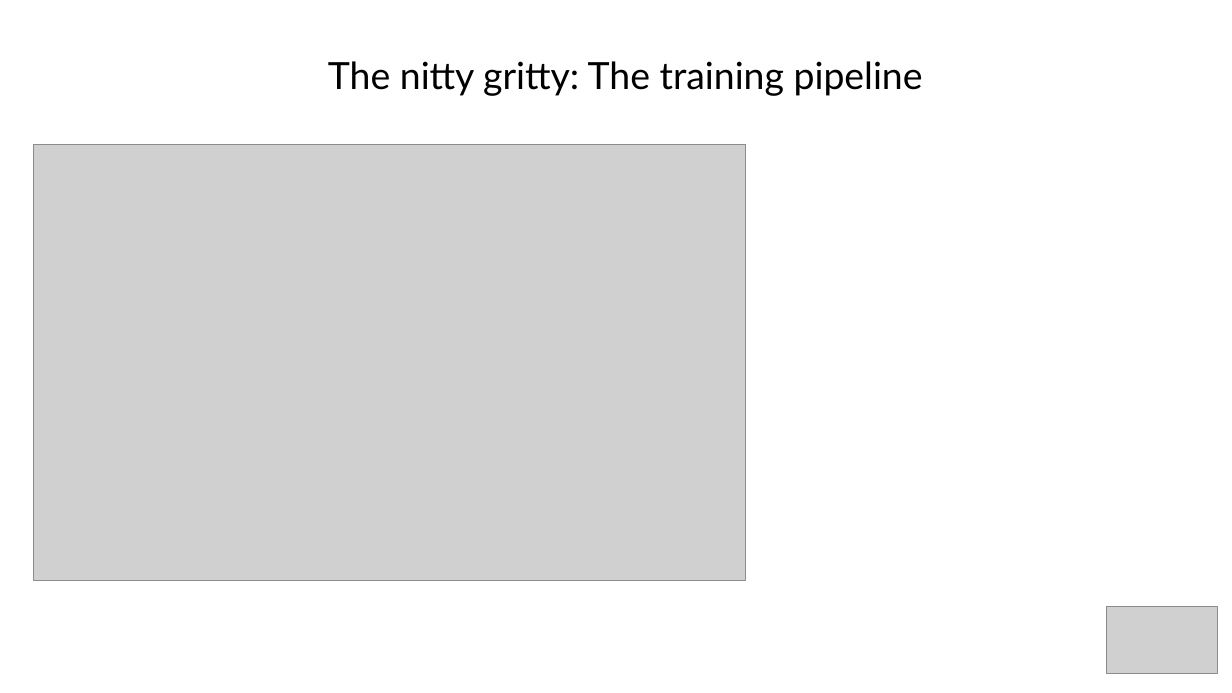
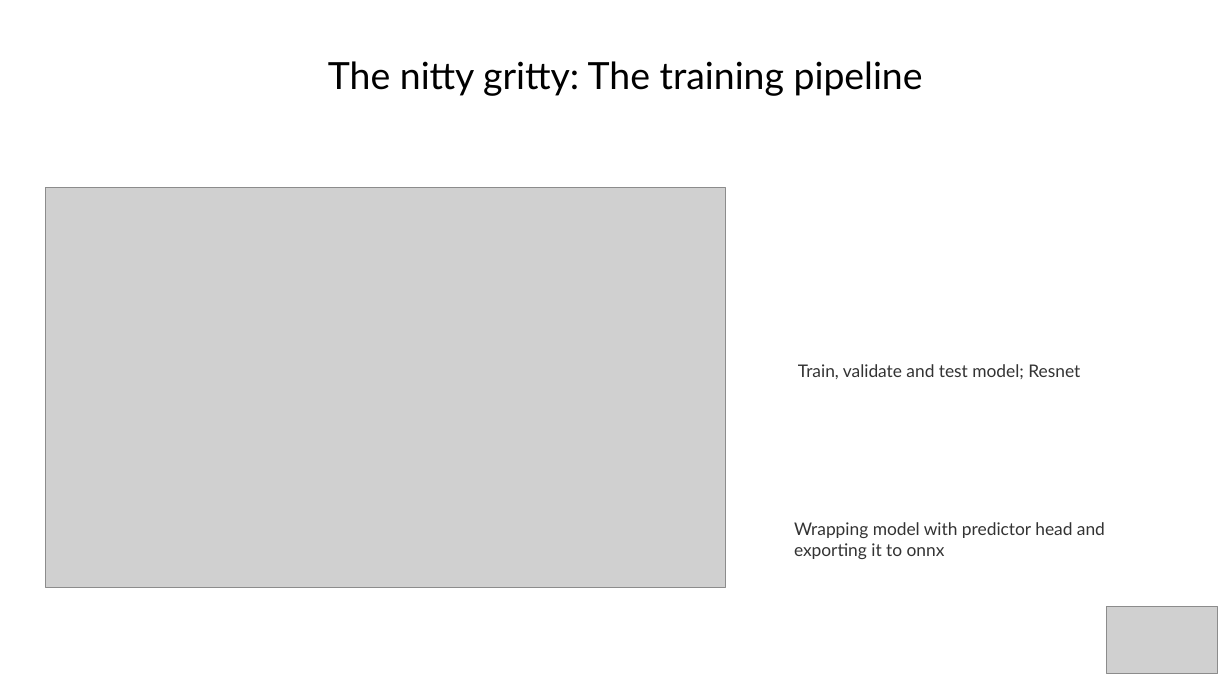
Before and after one commit to akinwilson/heed, a slide deck: slide 19 of reducing-inference-time.odp (slide 7 before the commit). Drawn at 1232x693 pixels with LibreOffice and Linux fonts; fonts in the diff are those of the drawing; grey boxes stand for pictures. Boxes give left, top, right and bottom in pixels: in the first picture for what was removed or moved away, otherwise in the second. Text is boxed around its words. In the diff, an @@ line names an element or a change of style, - is before the commit and + after.

```diff
--- a/reducing-inference-time.odp
+++ b/reducing-inference-time.odp
@@ picture: place and size @@
-picture at bbox=[33, 144, 746, 580]
+picture at bbox=[45, 188, 725, 587]
@@ title added at bbox=[798, 364, 1080, 379], 13 pt, text #333333 @@
+Train, validate and test model; Resnet
@@ title added at bbox=[794, 522, 1105, 559], 13 pt, text #333333 @@
+Wrapping model with predictor head and exporting it to onnx
```
Also in this commit, not shown: 8 other slides changed, 13 slides added, 1 slide removed.
